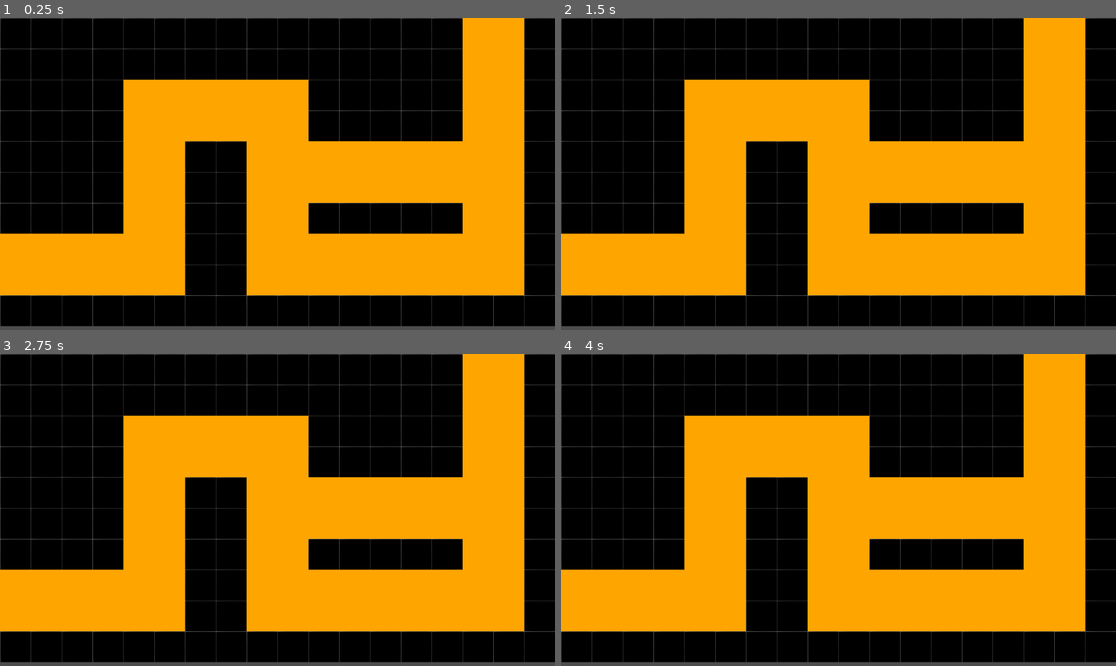
Above: before the commit, frames 1-4 (two rows, left to right).
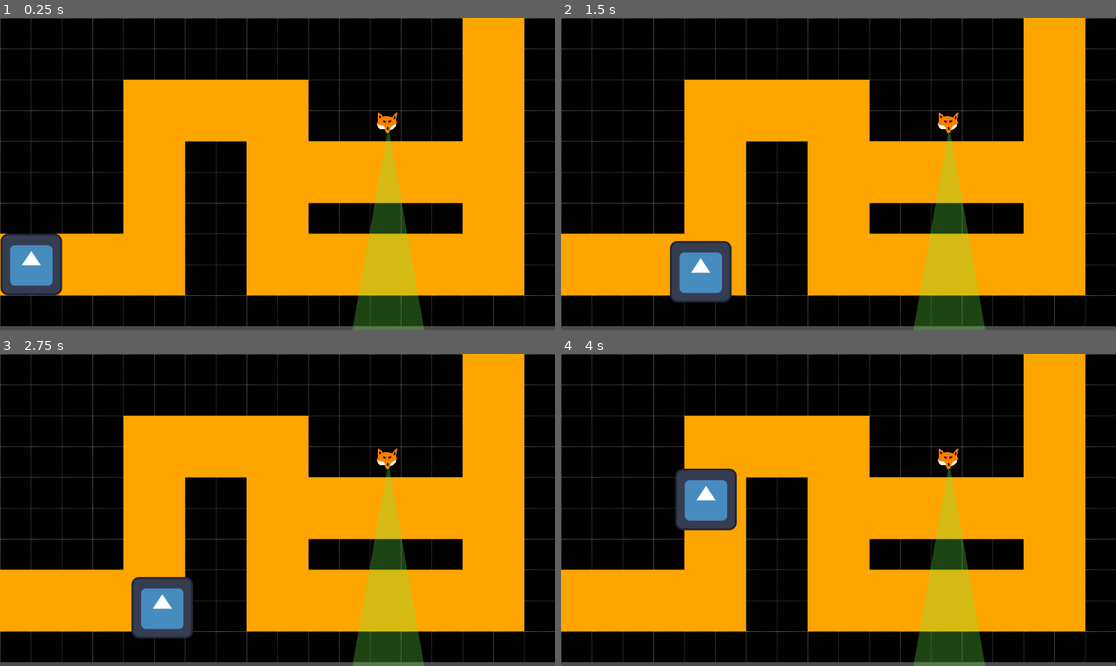
Above: after the commit, the same moments.

Repository: pbagnoud/minijam181
Game: Godot game, scene res://scenes/Main.tscn
Same seed, same stepped clock (60 frames per second), same inputs: the game is played once before the commit and once after it. The engine's default icon, where the game draws it, is replaced by a stand-in: a white triangle on a blue panel in a dark square.
Inputs:
- Up to frame 1 (0.25 s): no input
- Up to frame 2 (1.5 s): tap Enter at 0.5 s; hold Right (ui_right) 0.53-1.28 s; hold Down (ui_down) from 1.28 s (still down)
- Up to frame 3 (2.75 s): tap Space at 2 s; release Down (ui_down) at 2.03 s; hold Right (ui_right) from 2.03 s (still down)
- Up to frame 4 (4 s): tap Enter at 2.75 s; release Right (ui_right) at 2.78 s; hold Up (ui_up) 2.78-3.53 s; hold Left (ui_left) from 3.53 s (still down)

The runs differ from the first frame. In frame 1, 6.6% of the frame differs, in the area x 0-77%, y 30-100%; in frame 2, 6.6%; in frame 3, 6.5%; in frame 4, 6.6%.

Commit message:
Ajouté Player dans main, ajouté déplacements de player

Diff:
--- a/minijam181/project.godot
+++ b/minijam181/project.godot
@@ -18,3 +18,7 @@
 [editor_plugins]
 
 enabled=PackedStringArray("res://addons/vision_cone_2d/plugin.cfg")
+
+[global_group]
+
+Player=""
--- a/minijam181/scenes/But.tscn
+++ /dev/null
@@ -1,6 +0,0 @@
-[gd_scene load_steps=2 format=3 uid="uid://uq1dwtg35l21"]
-
-[ext_resource type="Script" uid="uid://65kfcwsbi6eq" path="res://scripts/but.gd" id="1_ihwj6"]
-
-[node name="But" type="Node2D"]
-script = ExtResource("1_ihwj6")
--- /dev/null
+++ b/minijam181/scenes/Goal.tscn
@@ -0,0 +1,6 @@
+[gd_scene load_steps=2 format=3 uid="uid://uq1dwtg35l21"]
+
+[ext_resource type="Script" uid="uid://65kfcwsbi6eq" path="res://scripts/but.gd" id="1_grq7m"]
+
+[node name="Goal" type="Node2D"]
+script = ExtResource("1_grq7m")
--- a/minijam181/scenes/Main.tscn
+++ b/minijam181/scenes/Main.tscn
@@ -1,8 +1,10 @@
-[gd_scene load_steps=7 format=4 uid="uid://ctfyiq4byuseh"]
+[gd_scene load_steps=9 format=4 uid="uid://ctfyiq4byuseh"]
 
 [ext_resource type="Script" uid="uid://cyhx7ri28jwbq" path="res://scripts/main.gd" id="1_elqb8"]
 [ext_resource type="Texture2D" uid="uid://c0w6qt1sbdaxy" path="res://assets/Map assets/path.png" id="2_0bbpv"]
 [ext_resource type="Texture2D" uid="uid://cvcgmfk8pha3a" path="res://assets/Map assets/wall.png" id="3_rarhs"]
+[ext_resource type="PackedScene" uid="uid://dema5gfnj8ak7" path="res://scenes/Enemy.tscn" id="4_rarhs"]
+[ext_resource type="PackedScene" uid="uid://bntvnfqnukc0h" path="res://scenes/Player.tscn" id="5_vcsgt"]
 
 [sub_resource type="TileSetAtlasSource" id="TileSetAtlasSource_0bbpv"]
 texture = ExtResource("2_0bbpv")
@@ -27,3 +29,9 @@
 [node name="Level1_map" type="TileMapLayer" parent="."]
 tile_map_data = PackedByteArray("AAAAAAcAAwAAAAAAAAAAAAgAAwAAAAAAAAABAAgAAwAAAAAAAAABAAcAAwAAAAAAAAACAAcAAwAAAAAAAAACAA …(2800 unchanged characters)…
 tile_set = SubResource("TileSet_nxtc6")
+
+[node name="Enemy" parent="." instance=ExtResource("4_rarhs")]
+position = Vector2(806, 225)
+
+[node name="Player" parent="." instance=ExtResource("5_vcsgt")]
+position = Vector2(65, 512)
--- a/minijam181/scenes/Player.tscn
+++ b/minijam181/scenes/Player.tscn
@@ -14,10 +14,11 @@
 "speed": 5.0
 }]
 
-[sub_resource type="RectangleShape2D" id="RectangleShape2D_3li8b"]
-size = Vector2(126, 130)
+[sub_resource type="CapsuleShape2D" id="CapsuleShape2D_v6fml"]
+radius = 46.0
+height = 96.0
 
-[node name="Player" type="Area2D"]
+[node name="Player" type="CharacterBody2D" groups=["Player"]]
 script = ExtResource("1_v6fml")
 
 [node name="AnimatedSprite2D" type="AnimatedSprite2D" parent="."]
@@ -25,4 +26,4 @@
 
 [node name="CollisionShape2D" type="CollisionShape2D" parent="."]
 position = Vector2(1, 1)
-shape = SubResource("RectangleShape2D_3li8b")
+shape = SubResource("CapsuleShape2D_v6fml")
--- a/minijam181/scripts/enemy.gd
+++ b/minijam181/scripts/enemy.gd
@@ -15,3 +15,4 @@
 func _on_vision_cone_area_2_body_entered(body: Node2D) -> void:
 	if body.is_in_group("Player") :
 		hit.emit()
+		print("HIT")
--- a/minijam181/scripts/player.gd
+++ b/minijam181/scripts/player.gd
@@ -1 +1,11 @@
-extends Area2D
+extends CharacterBody2D
+
+var speed = 300
+
+func get_input():
+	var input_dir = Input.get_vector("ui_left", "ui_right", "ui_up", "ui_down")
+	velocity = input_dir * speed
+
+func _physics_process(delta):
+	get_input()
+	move_and_collide(velocity * delta)
